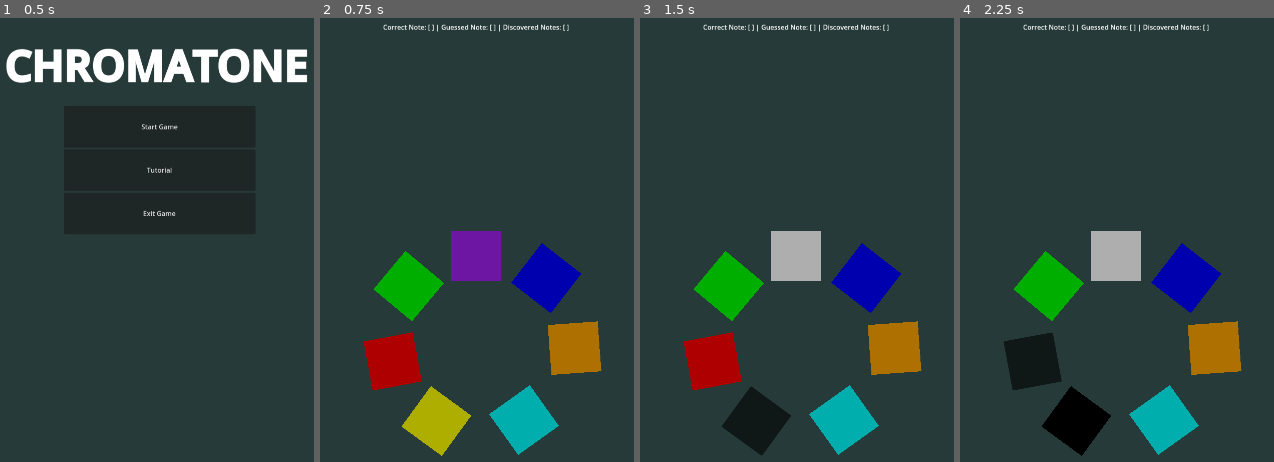
Above: before the commit, frames 1-4 (left to right).
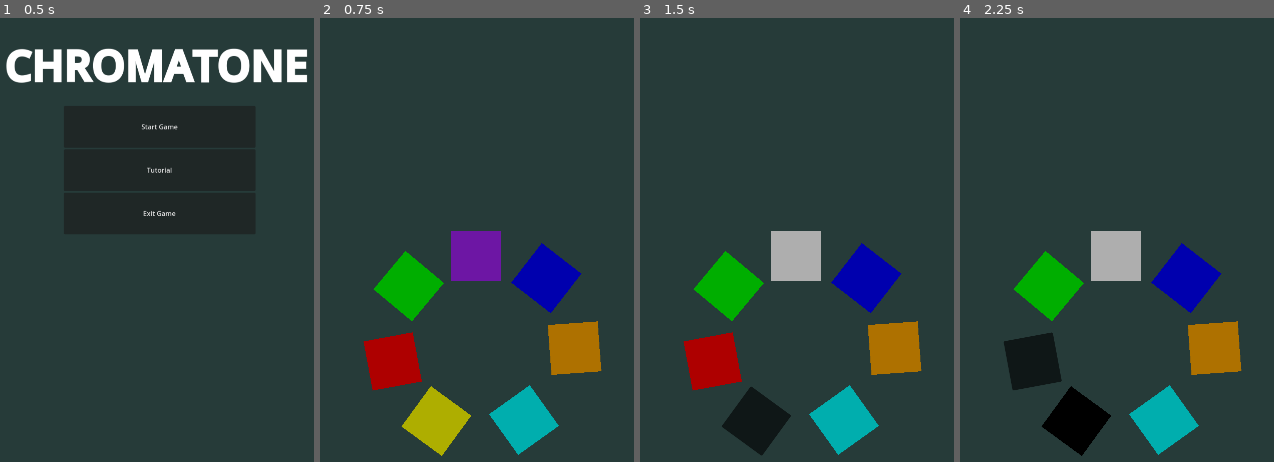
Above: after the commit, the same moments.

Repository: nenomancer/chromatone
Game: Godot game, scene res://scenes/main.tscn
Two runs of this game, one before a commit and one after it. Both use one fixed random seed, a clock stepped at 60 frames per second and the inputs below. The project has no main scene, so this scene is started directly.
Inputs (mouse positions are in pixels of both pictures, inside the frame that each line leads up to):
- Up to frame 1 (0.5 s): no input
- Up to frame 2 (0.75 s): click "Start Game" at 0.5 s
- Up to frame 3 (1.5 s): click (756, 422) at 1.25 s
- Up to frame 4 (2.25 s): click (1032, 359) at 2 s

Frame 1 is identical in both runs. In frame 2, 0.4% of the frame differs, in the area x 20-80%, y 1-4%; in frame 3, 0.4%; in frame 4, 0.4%.

Commit message:
add discovered notes display in warmup round

Diff:
--- a/game_manager.gd
+++ b/game_manager.gd
@@ -5,7 +5,6 @@
 signal exit_game
 signal change_level(level_number)
 signal change_round(level_round)
-
 
 var available_notes: Array = ["C", "D", "E", "F", "G", "A", "B"]
 var available_colors: Array = [Color.RED, Color.GREEN, Color.BLUE, Color.YELLOW, Color.PURPLE, Color.ORANGE, Color.CYAN]
@@ -33,11 +32,15 @@
 var buttons_ui: Control
 var buttons_array: Array
 
+var discovered_notes_display: GridContainer
+
 const MAIN: String = "res://main/main.tscn"
-const LEVELS_UI: String = "res://scenes/levels_ui.tscn"
-const WARMUP_UI: String = "res://scenes/warmup_ui.tscn"
-const LABELS_UI: String = "res://scenes/labels_ui.tscn"
-const BUTTONS_UI: String = "res://scenes/buttons_ui.tscn"
+const LEVELS_UI: String = "res://scenes/levels.tscn"
+const WARMUP_UI: String = "res://scenes/warmup.tscn"
+const LABELS_UI: String = "res://scenes/labels.tscn"
+const BUTTONS_UI: String = "res://scenes/buttons.tscn"
+const DISCOVERED_NOTE: String = "res://scenes/discovered_note.tscn"
+const DISCOVERED_NOTES: String = "res://scenes/discovered_notes.tscn"
 
 func _ready() -> void:
 	await get_tree().process_frame
@@ -67,7 +70,11 @@
 	return _note_array.pick_random()
 
 func add_discovered_note(note: String):
+	var color = color_note_pairs[note]['color']
 	discovered_notes.append(note)
+	var discovered_note = load(DISCOVERED_NOTE).instantiate()
+	discovered_note.color = color
+	discovered_notes_display.add_child(discovered_note)
 
 func get_discovered_notes() -> Array:
 	return discovered_notes
@@ -133,7 +140,8 @@
 
 func start_warmup():
 	#load_buttons()
-
+	discovered_notes_display = load(DISCOVERED_NOTES).instantiate()
+	get_tree().root.add_child(discovered_notes_display)
 	buttons_ui.assign_color_to_buttons(func(note): return note in available_notes)
 	correct_note = get_random_note(get_undiscovered_notes())
 	play_note(correct_note)
@@ -159,12 +167,14 @@
 
 	if (current_round < 5):
 		set_round(current_round + 1)
-		print('now its round ')
-		print(current_round)
 		start_warmup_round()
 	else:
-		pass
-		#start_level_1()
+		load_level()
+
+func load_level():
+	set_level(1)
+	set_round(1)
+	get_tree().change_scene_to_file(LEVELS_UI)
 
 func on_warmup_guess(note):
 	play_note(note)
--- a/scenes/buttons_ui.tscn
+++ b/scenes/buttons.tscn
@@ -1,7 +1,7 @@
 [gd_scene load_steps=3 format=3 uid="uid://dalofv5jucuck"]
 
-[ext_resource type="Script" path="res://scripts/buttons_ui.gd" id="1_nhimn"]
-[ext_resource type="Theme" uid="uid://bwr1bbkpvd2e0" path="res://themes/button_theme.tres" id="2_0j3n4"]
+[ext_resource type="Script" path="res://scripts/buttons.gd" id="1_b56hq"]
+[ext_resource type="Theme" uid="uid://bwr1bbkpvd2e0" path="res://themes/button_theme.tres" id="2_f2lkh"]
 
 [node name="ButtonsUI" type="Control"]
 layout_mode = 3
@@ -12,7 +12,7 @@
 anchor_bottom = 0.5
 grow_horizontal = 2
 grow_vertical = 2
-script = ExtResource("1_nhimn")
+script = ExtResource("1_b56hq")
 
 [node name="Button" type="Button" parent="."]
 custom_minimum_size = Vector2(120, 120)
--- /dev/null
+++ b/scenes/discovered_note.tscn
@@ -0,0 +1,5 @@
+[gd_scene format=3 uid="uid://cwpaebabu3fq5"]
+
+[node name="DiscoveredNote" type="ColorRect"]
+size_flags_horizontal = 3
+size_flags_vertical = 3
--- /dev/null
+++ b/scenes/discovered_notes.tscn
@@ -0,0 +1,8 @@
+[gd_scene format=3 uid="uid://cpbdsso036yty"]
+
+[node name="DiscoveredNotes" type="GridContainer"]
+offset_left = 320.0
+offset_top = 294.0
+offset_right = 768.0
+offset_bottom = 354.0
+columns = 7
--- a/scenes/levels_ui.tscn
+++ b/scenes/levels.tscn
@@ -1,7 +1,7 @@
 [gd_scene load_steps=3 format=3 uid="uid://dtxefobngochu"]
 
-[ext_resource type="Script" path="res://scripts/levels_ui.gd" id="1_m1sug"]
-[ext_resource type="PackedScene" uid="uid://75oemfndw835" path="res://scenes/labels_ui.tscn" id="2_cgqrm"]
+[ext_resource type="Script" path="res://scripts/levels.gd" id="1_52hmb"]
+[ext_resource type="PackedScene" uid="uid://75oemfndw835" path="res://scenes/labels.tscn" id="2_h57wg"]
 
 [node name="LevelsUI" type="Control"]
 layout_mode = 3
@@ -10,7 +10,7 @@
 anchor_bottom = 1.0
 grow_horizontal = 2
 grow_vertical = 2
-script = ExtResource("1_m1sug")
+script = ExtResource("1_52hmb")
 
 [node name="UI" type="Control" parent="."]
 layout_mode = 1
@@ -29,4 +29,4 @@
 grow_vertical = 2
 color = Color(0.150859, 0.23013, 0.22407, 1)
 
-[node name="LabelsUI" parent="." instance=ExtResource("2_cgqrm")]
+[node name="LabelsUI" parent="." instance=ExtResource("2_h57wg")]
--- /dev/null
+++ b/scenes/warmup.tscn
@@ -0,0 +1,29 @@
+[gd_scene load_steps=3 format=3 uid="uid://dqwwfxcwsgt7m"]
+
+[ext_resource type="Script" path="res://scripts/warmup.gd" id="1_cenxm"]
+[ext_resource type="PackedScene" uid="uid://cpbdsso036yty" path="res://scenes/discovered_notes.tscn" id="2_mxh1p"]
+
+[node name="WarmupUI" type="Control"]
+layout_mode = 3
+anchors_preset = 15
+anchor_right = 1.0
+anchor_bottom = 1.0
+grow_horizontal = 2
+grow_vertical = 2
+script = ExtResource("1_cenxm")
+
+[node name="Background" type="ColorRect" parent="."]
+layout_mode = 1
+anchors_preset = 15
+anchor_right = 1.0
+anchor_bottom = 1.0
+grow_horizontal = 2
+grow_vertical = 2
+color = Color(0.150859, 0.23013, 0.22407, 1)
+
+[node name="DiscoveredNotes" parent="." instance=ExtResource("2_mxh1p")]
+layout_mode = 0
+offset_left = 0.0
+offset_top = 0.0
+offset_right = 448.0
+offset_bottom = 60.0
--- a/scenes/warmup_ui.tscn
+++ /dev/null
@@ -1,42 +0,0 @@
-[gd_scene load_steps=2 format=3 uid="uid://dqwwfxcwsgt7m"]
-
-[ext_resource type="Script" path="res://scripts/warmup_ui.gd" id="1_8h73j"]
-
-[node name="WarmupUI" type="Control"]
-layout_mode = 3
-anchors_preset = 15
-anchor_right = 1.0
-anchor_bottom = 1.0
-grow_horizontal = 2
-grow_vertical = 2
-script = ExtResource("1_8h73j")
-
-[node name="Background" type="ColorRect" parent="."]
-layout_mode = 1
-anchors_preset = 15
-anchor_right = 1.0
-anchor_bottom = 1.0
-grow_horizontal = 2
-grow_vertical = 2
-color = Color(0.150859, 0.23013, 0.22407, 1)
-
-[node name="InfoLabel" type="Label" parent="."]
-layout_mode = 1
-anchors_preset = 5
-anchor_left = 0.5
-anchor_right = 0.5
-offset_left = -223.5
-offset_top = 219.0
-offset_right = 223.5
-offset_bottom = 242.0
-grow_horizontal = 2
-text = "Correct Note: [ ] | Guessed Note: [ ] | Discovered Notes: [ ]"
-horizontal_alignment = 1
-
-[node name="UI" type="Control" parent="."]
-layout_mode = 1
-anchors_preset = 15
-anchor_right = 1.0
-anchor_bottom = 1.0
-grow_horizontal = 2
-grow_vertical = 2
--- a/scripts/guess_counter.gd
+++ b/scripts/guess_counter.gd
@@ -3,7 +3,7 @@
 
 @export var total_guesses: int = 3
 var guess_number: int = 0
-const GUESS_COUNT = preload("res://guess_counter/guess_count.tscn")
+const GUESS_COUNT = preload("res://scenes/guess_count.tscn")
 # Called when the node enters the scene tree for the first time.
 func _ready() -> void:
 	for i in range(total_guesses):
--- a/scripts/warmup_ui.gd
+++ b/scripts/warmup.gd
@@ -20,15 +20,6 @@
 	GameManager.set_round(1)
 	get_tree().change_scene_to_file(GameManager.LEVELS_UI)
 
-func start_round() -> void:
-	GameManager.buttons_ui.assign_color_to_buttons(func(note): return note in GameManager.available_notes)
-	# export this gto game manager
-	_correct_note = GameManager.get_random_note(GameManager.get_undiscovered_notes())
-	#await get_tree().create_timer(1).timeout # See what's the problem here
-	GameManager.play_note(_correct_note)
-	#await get_tree().create_timer(1).timeout
-	#GameManager.buttons_ui.enable_some_buttons()
-
 func end_round() -> void:
 	await get_tree().create_timer(2).timeout
 	if (GameManager.discovered_notes.size() == 3):
@@ -36,6 +27,6 @@
 
 	if (GameManager.current_round < 5):
 		GameManager.set_round(GameManager.current_round + 1)
-		start_round()
+		#start_round()
 	else:
 		start_level_1()
Not shown: 7 places in scenes/buttons.tscn that only renumber resources
Renamed: scenes/labels_ui.tscn -> scenes/labels.tscn
Renamed: scripts/buttons_ui.gd -> scripts/buttons.gd
Renamed: scripts/levels_ui.gd -> scripts/levels.gd
